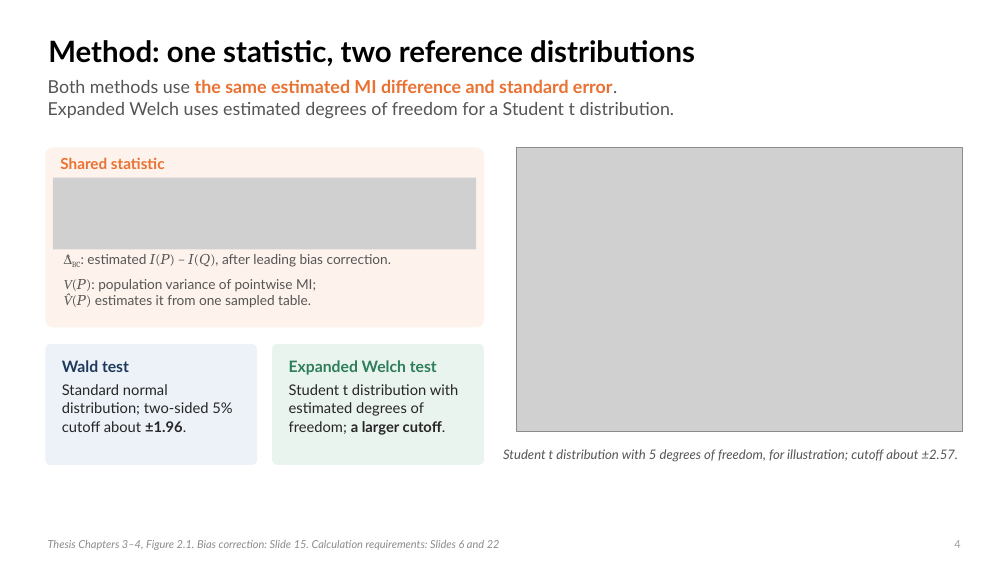
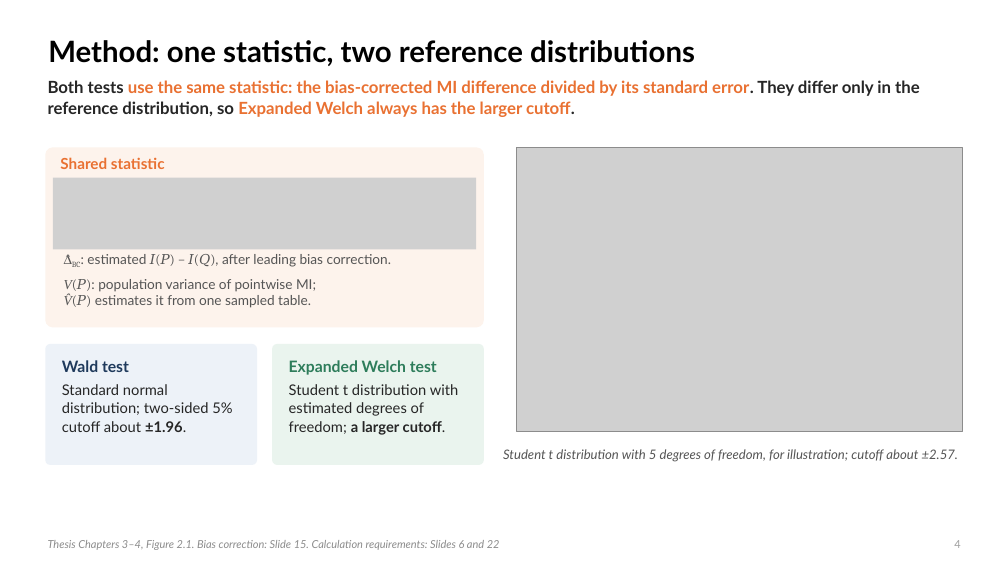
Before and after one commit to dzhao61/MCSResearchSimulations, a slide deck: slide 4 of Thesis Presentation/Daniel_Zhao_Welch_MI_Presentation_Final.pptx. Drawn at 1008x567 pixels with LibreOffice and Linux fonts; fonts in the diff are those of the drawing; grey boxes stand for pictures. Boxes give left, top, right and bottom in pixels: in the first picture for what was removed or moved away, otherwise in the second. Text is boxed around its words. In the diff, an @@ line names an element or a change of style, - is before the commit and + after.

```diff
--- a/Thesis Presentation/Daniel_Zhao_Welch_MI_Presentation_Final.pptx
+++ b/Thesis Presentation/Daniel_Zhao_Welch_MI_Presentation_Final.pptx
@@ text at (48,80,920,117): text changed; size 17 to 16 pt; text colour #555555 to #E97132; bold on @@
-Both methods use the same estimated MI difference and standard error.
-Expanded Welch uses estimated degrees of freedom for a Student t distribution.
+Both tests use the same statistic: the bias-corrected MI difference divided by its standard error. They differ only in the reference distribution, so Expanded Welch always has the larger cutoff.
```
Also in this commit, not shown: 22 other slides changed, 9 other files.
